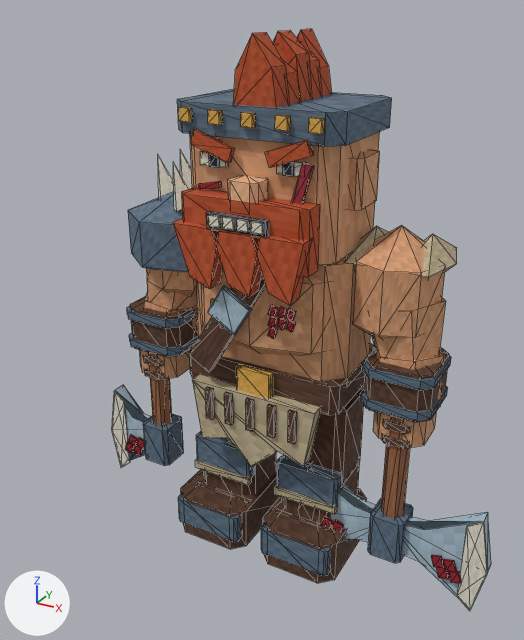
The glTF model assets/heroes/barbare/Barbare_Anime.glb as it was, and as the next commit left it.
Both versions are drawn from a 50 mm lens placed at (1.53, -3.0, 2.71), pointed at (0.03, -0.26, 1.34). Every picture has the same lights, and +X, +Y and +Z are marked at lower left. The first picture is the older version. Mesh edges are drawn as thin lines. Vertices at exactly the same position are counted once.

The older version as bpy lines, for what is in view:
```python
me_barbare = bpy.data.meshes.new('Barbare')
me_barbare.from_pydata(...)  # 1334 vertices, 2176 faces; spans x -1.04..1.18, y -0.46..0.32, z 0.0..2.59
me_barbare.materials.append(mat_pixel_matte)  # picture img_pixel_atlas_128
ob_barbare_mesh = bpy.data.objects.new('Barbare_Mesh', me_barbare)
ob_barbare_mesh.location = (0.0, 0.0, 0.0)
```
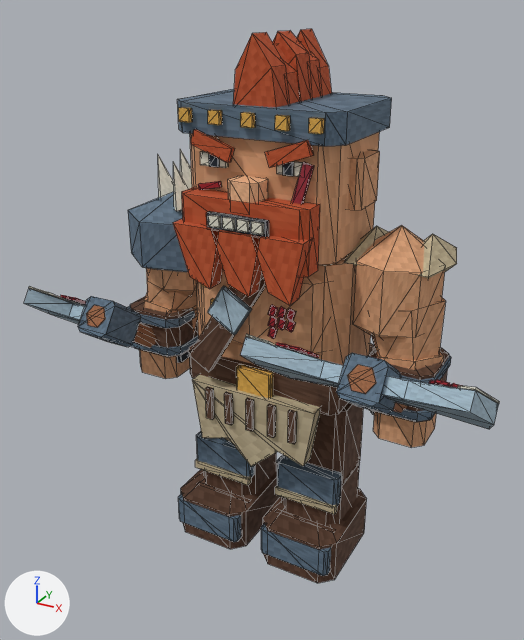
Boxes [x1, y1, x2, y2] around the edits, measured in the pictures (524 x 640 px; the box of a moved part takes in the faces that stretch with it):
'Barbare_Mesh', reshaped (25% wider)
    before: [111, 29, 491, 611]
    after: [24, 29, 500, 583]
part 1 of me_barbare, moved or reshaped
    before: [368, 498, 413, 563]
    after: [336, 353, 402, 414]
part 2 of me_barbare, moved or reshaped (not visible before)
    after: [246, 334, 279, 347]
part 3 of me_barbare, moved or reshaped
    before: [321, 517, 333, 527]
    after: [276, 342, 294, 351]
part 4 of me_barbare, moved or reshaped (not visible afterwards)
    before: [332, 520, 344, 531]
part 5 of me_barbare, moved or reshaped (not visible before)
    after: [289, 346, 308, 354]
part 6 of me_barbare, moved or reshaped (not visible before)
    after: [303, 351, 319, 358]
part 7 of me_barbare, moved or reshaped
    before: [457, 522, 487, 611]
    after: [458, 385, 500, 404]
part 8 of me_barbare, moved or reshaped
    before: [443, 559, 456, 572]
    after: [451, 383, 462, 388]
part 9 of me_barbare, moved or reshaped (not visible afterwards)
    before: [431, 555, 444, 568]
part 10 of me_barbare, moved or reshaped
    before: [436, 567, 449, 579]
    after: [434, 379, 450, 386]
part 11 of me_barbare, moved or reshaped
    before: [449, 571, 461, 583]
    after: [429, 380, 436, 385]
part 12 of me_barbare, moved or reshaped
    before: [129, 434, 138, 447]
    after: [60, 295, 76, 302]
part 13 of me_barbare, moved or reshaped
    before: [137, 437, 145, 450]
    after: [73, 301, 85, 305]
part 14 of me_barbare, moved or reshaped
    before: [133, 444, 142, 456]
    after: [70, 297, 86, 304]
part 15 of me_barbare, moved or reshaped (not visible afterwards)
    before: [125, 441, 134, 454]
part 16 of me_barbare, added (mostly hidden)
    after: [176, 351, 189, 363]
part 17 of me_barbare, moved or reshaped
    before: [111, 352, 184, 467]
    after: [24, 286, 157, 348]
part 18 of me_barbare, moved or reshaped
    before: [309, 416, 491, 597]
    after: [241, 337, 499, 429]

The change, as a list of edits to the scene's bpy script:
```text
Change me_barbare:
    remove me_barbare.from_pydata(...)  # 1334 vertices, 2176 faces; spans x -1.04..1.18, y -0.46..0.32, z 0.0..2.59
    add me_barbare.from_pydata(...)  # 1462 vertices, 2400 faces; spans x -1.04..1.18, y -0.84..0.32, z 0.0..2.59
    me_barbare part 1: the loose piece of 16 vertices spanning x 0.61..0.77, y -0.23..-0.05, z 0.17..0.41 is turned -125 degrees about the x axis through its middle, then moved by (0.0, -0.45, 1.04)
    me_barbare part 2: the loose piece of 10 vertices spanning x 0.2..0.32, y -0.19..-0.18, z 0.01..0.54 is turned -125 degrees about the x axis through its middle, then moved by (0.0, -0.4, 1.1)
    me_barbare part 3: the loose piece of 8 vertices spanning x 0.34..0.4, y -0.2..-0.19, z 0.21..0.28 is turned -125 degrees about the x axis through its middle, then moved by (-0.03, -0.45, 1.19)
    me_barbare part 4: the loose piece of 8 vertices spanning x 0.4..0.46, y -0.2..-0.19, z 0.21..0.28 is turned -125 degrees about the x axis through its middle, then moved by (-0.06, -0.4, 1.16)
    me_barbare part 5: the loose piece of 8 vertices spanning x 0.37..0.43, y -0.2..-0.19, z 0.15..0.23 is turned -125 degrees about the x axis through its middle, then moved by (0.0, -0.45, 1.25)
    me_barbare part 6: the loose piece of 8 vertices spanning x 0.31..0.37, y -0.2..-0.19, z 0.15..0.23 is turned -125 degrees about the x axis through its middle, then moved by (0.09, -0.4, 1.21)
    me_barbare part 7: the loose piece of 10 vertices spanning x 1.06..1.18, y -0.19..-0.18, z 0.01..0.54 is turned -125 degrees about the x axis through its middle, then moved by (0.0, -0.4, 1.1)
    me_barbare part 8: the loose piece of 8 vertices spanning x 0.98..1.04, y -0.2..-0.19, z 0.21..0.28 is turned -125 degrees about the x axis through its middle, then moved by (0.03, -0.45, 1.19)
    me_barbare part 9: the loose piece of 8 vertices spanning x 0.92..0.98, y -0.2..-0.19, z 0.21..0.28 is turned -125 degrees about the x axis through its middle, then moved by (0.06, -0.4, 1.16)
    me_barbare part 10: the loose piece of 8 vertices spanning x 0.95..1.01, y -0.2..-0.19, z 0.15..0.23 is turned -125 degrees about the x axis through its middle, then moved by (0.0, -0.45, 1.25)
    me_barbare part 11: the loose piece of 8 vertices spanning x 1.01..1.07, y -0.2..-0.19, z 0.15..0.23 is turned -125 degrees about the x axis through its middle, then moved by (-0.09, -0.4, 1.21)
    me_barbare part 12: the loose piece of 8 vertices spanning x -0.9..-0.84, y -0.2..-0.19, z 0.32..0.39 is turned -125 degrees about the x axis through its middle, then moved by (-0.03, -0.36, 1.02)
    me_barbare part 13: the loose piece of 8 vertices spanning x -0.84..-0.78, y -0.2..-0.19, z 0.32..0.39 is turned -125 degrees about the x axis through its middle, then moved by (-0.06, -0.31, 0.99)
    me_barbare part 14: the loose piece of 8 vertices spanning x -0.87..-0.81, y -0.2..-0.19, z 0.26..0.34 is turned -125 degrees about the x axis through its middle, then moved by (0.0, -0.36, 1.07)
    me_barbare part 15: the loose piece of 8 vertices spanning x -0.93..-0.87, y -0.2..-0.19, z 0.26..0.34 is turned -125 degrees about the x axis through its middle, then moved by (0.09, -0.31, 1.04)
    me_barbare part 16: the loose piece of 16 vertices spanning x -0.85..-0.5, y -0.24..0.11, z 1.0..1.04 is copied, and the copy is scaled about its middle by (0.182, 0.354, 2.88), then moved by (0.1, -0.02, -0.04); it spans x -0.61..-0.54, y -0.14..-0.02, z 0.92..1.04
    me_barbare part 17: 64 vertices moved from x -0.99..-0.61, y -0.2..-0.05, z 0.51..1.07 to x -0.99..-0.61, y -0.46..0.08, z 0.84..1.19; 36 vertices removed from x -1.04..-0.61, y -0.23..-0.05, z 0.12..0.51; 36 vertices added at x -1.04..-0.61, y -0.75..-0.36, z 1.18..1.47
    me_barbare part 18: 56 vertices moved from x 0.25..1.13, y -0.2..-0.08, z 0.54..1.07 to x 0.25..1.13, y -0.41..0.08, z 0.84..1.16; 28 vertices removed from x 0.2..1.18, y -0.19..-0.09, z 0.01..0.54; 28 vertices added at x 0.2..1.18, y -0.84..-0.37, z 1.22..1.52
    other edits to the shape of me_barbare do not show in these pictures
```
